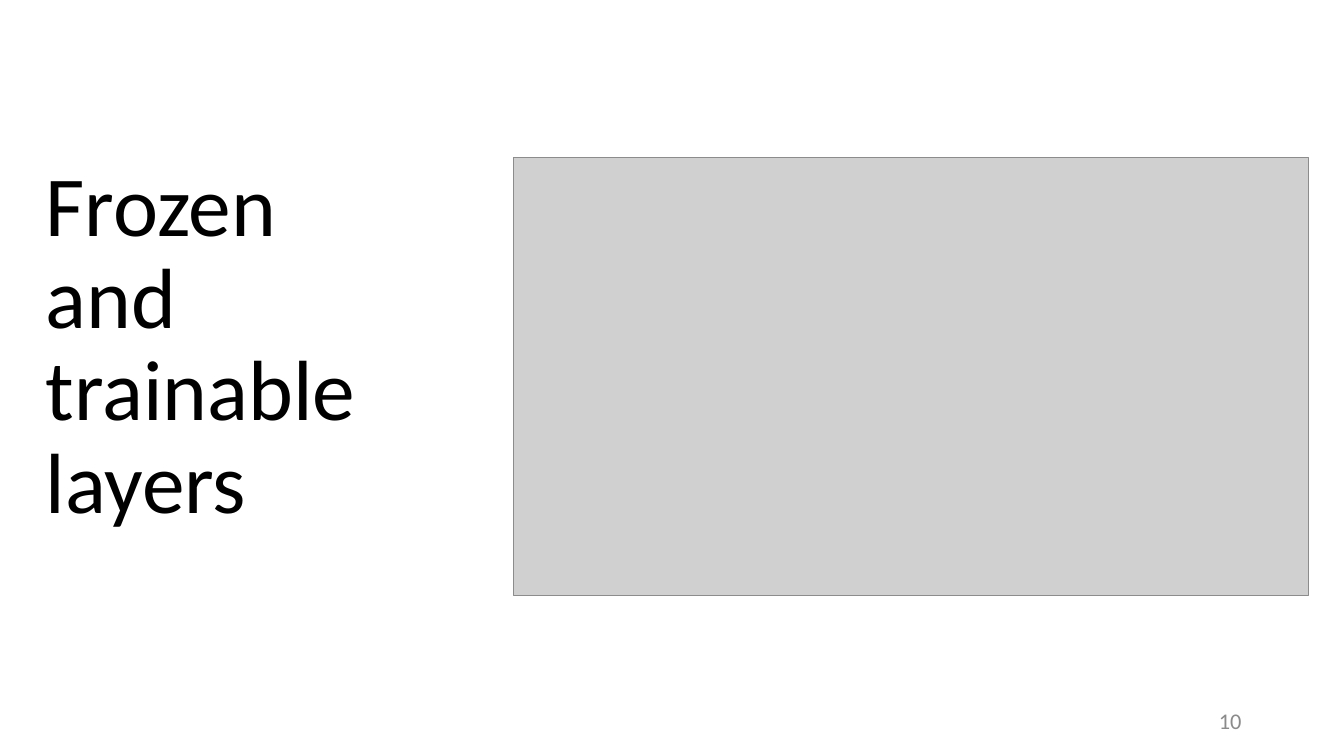
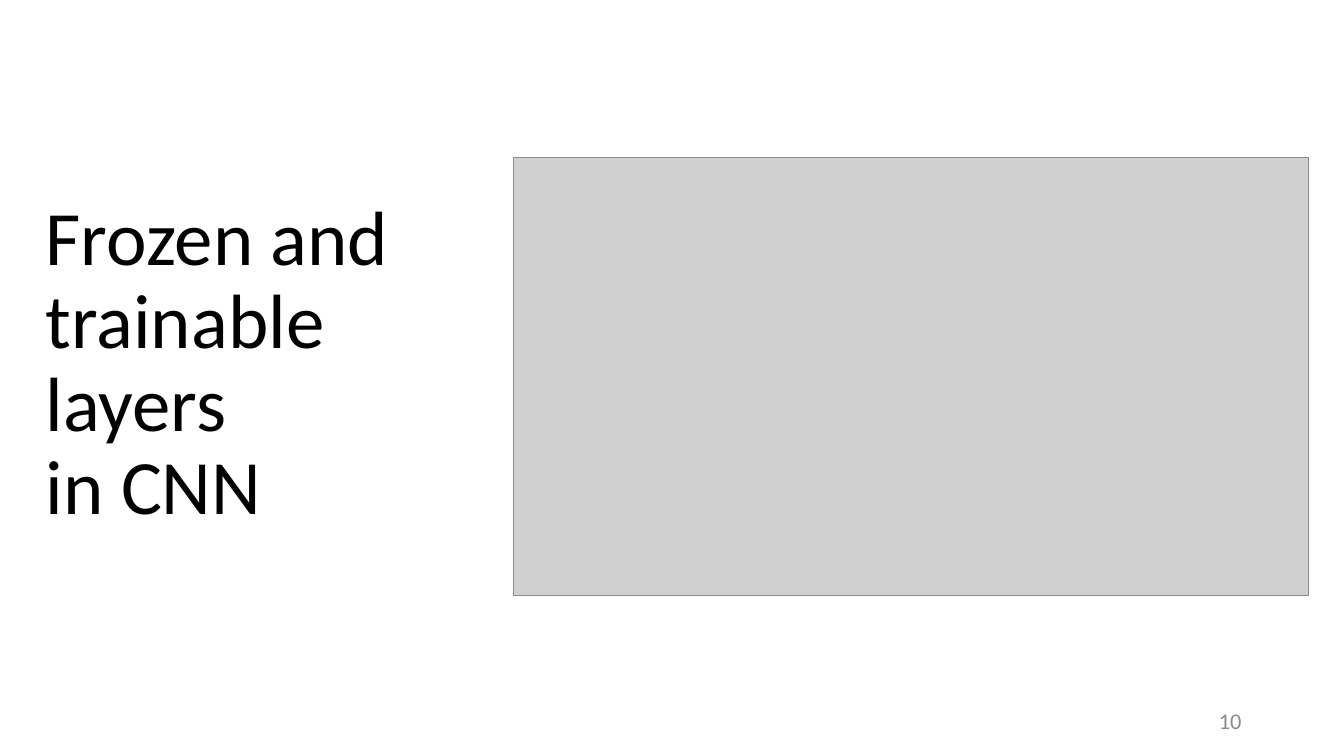
Before and after one commit to motazsaad/NLP-Theresa, a slide deck: slide 10 of slides/LLMs/08 Transfer learning (finetunning).pptx. Drawn at 1344x756 pixels with LibreOffice and Linux fonts; fonts in the diff are those of the drawing; grey boxes stand for pictures. Boxes give left, top, right and bottom in pixels: in the first picture for what was removed or moved away, otherwise in the second. Text is boxed around its words. In the diff, an @@ line names an element or a change of style, - is before the commit and + after.

```diff
--- a/slides/LLMs/08 Transfer learning (finetunning).pptx
+++ b/slides/LLMs/08 Transfer learning (finetunning).pptx
@@ title at <box>46,211,389,515</box>: text changed; size 61 to 54.9 pt @@
-Frozen and trainable layers
+Frozen and trainable layers
+in CNN
```
Also in this commit, not shown: 5 other slides changed, 2 slides added, 1 other file.
